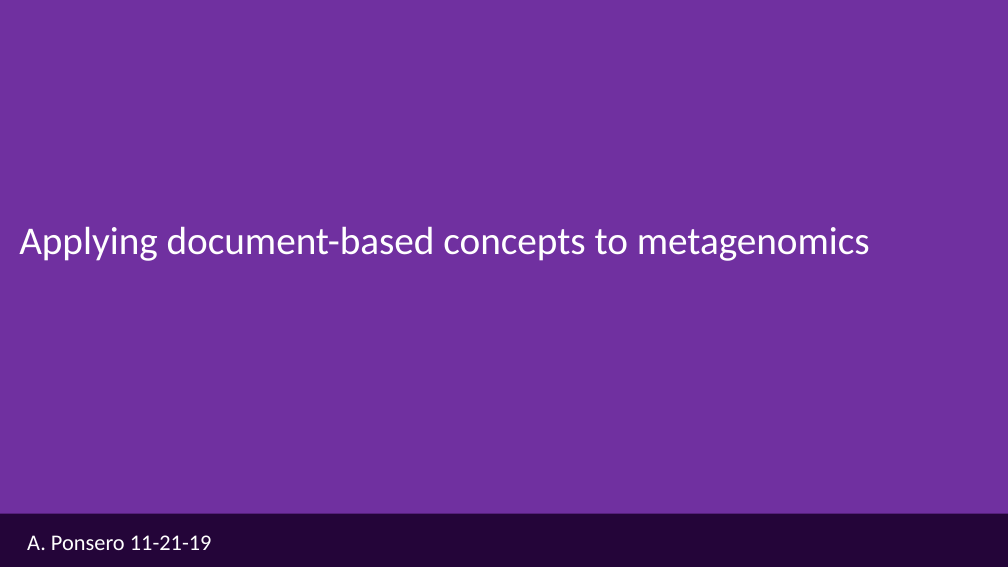
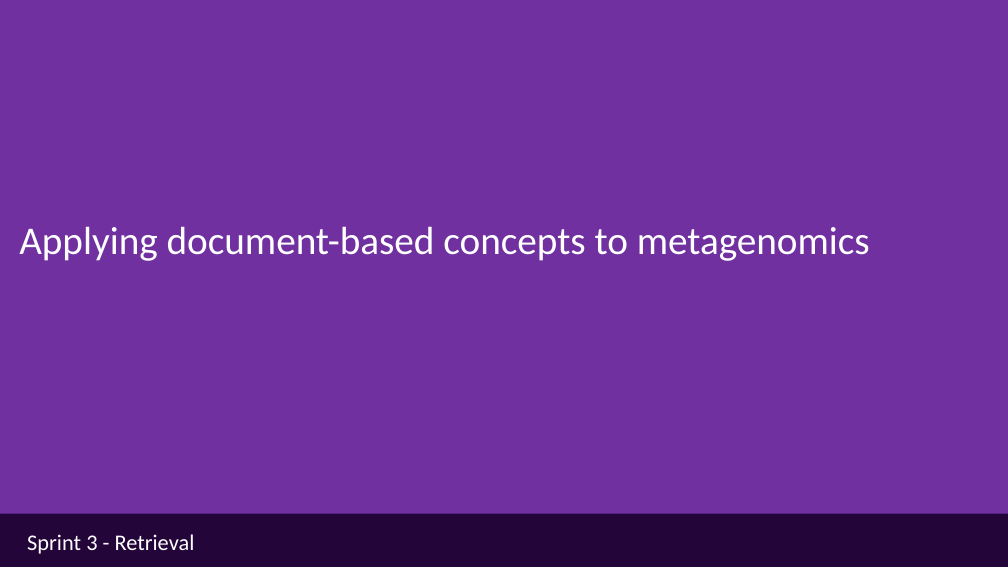
Before and after one commit to ua-dsf/ML_sprint, a slide deck: slide 30 of sprint3_retrieval/module3_retrieval.pptx. Drawn at 1008x567 pixels with LibreOffice and Linux fonts; fonts in the diff are those of the drawing. Boxes give left, top, right and bottom in pixels: in the first picture for what was removed or moved away, otherwise in the second. Text is boxed around its words. In the diff, an @@ line names an element or a change of style, - is before the commit and + after.

```diff
--- a/sprint3_retrieval/module3_retrieval.pptx
+++ b/sprint3_retrieval/module3_retrieval.pptx
@@ text at <box>27,534,195,554</box>: text changed @@
-A. Ponsero 11-21-19
+Sprint 3 - Retrieval
```
Also in this commit, not shown: 4 other slides changed, 2 other files.
